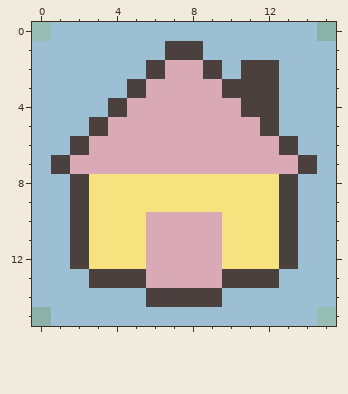
Two states of a pixel-art sprite, public/favicon-16x16.png. Above is the file before it was changed.
The file is 16x16 pixels.
The result:
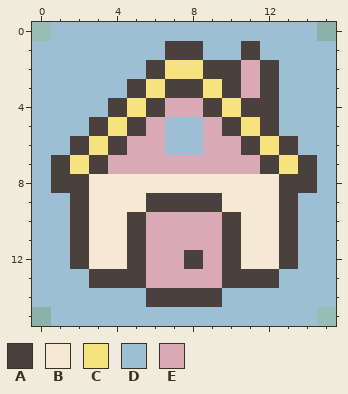
Palette (. is transparent): A #4a403d  B #f5e9d4  C #f6e27f  D #9dbfd3  E #d9a9b5
From old to new:
@@ x 0..15 @@
  0 .DDDDDDDDDDDDDD.
- 1 DDDDDDDAADDDDDDD
- 2 DDDDDDAEEADAADDD
- 3 DDDDDAEEEEAAADDD
- 4 DDDDAEEEEEEAADDD
- 5 DDDAEEEEEEEEADDD
- 6 DDAEEEEEEEEEEADD
- 7 DAEEEEEEEEEEEEAD
- 8 DDACCCCCCCCCCADD
- 9 DDACCCCCCCCCCADD
-10 DDACCCEEEECCCADD
-11 DDACCCEEEECCCADD
-12 DDACCCEEEECCCADD
+ 1 DDDDDDDAADDADDDD
+ 2 DDDDDDACCAAEADDD
+ 3 DDDDDACAACAEADDD
+ 4 DDDDACAEEACAADDD
+ 5 DDDACAEDDEACADDD
+ 6 DDACAEEDDEEACADD
+ 7 DACAEEEEEEEEACAD
+ 8 DAABBBBBBBBBBAAD
+ 9 DDABBBAAAABBBADD
+10 DDABBAEEEEABBADD
+11 DDABBAEEEEABBADD
+12 DDABBAEEAEABBADD
 13 DDDAAAEEEEAAADDD
Pixel boxes of the changes (left, top, right, bottom) in both pictures:
changed: (51, 41, 317, 269)
